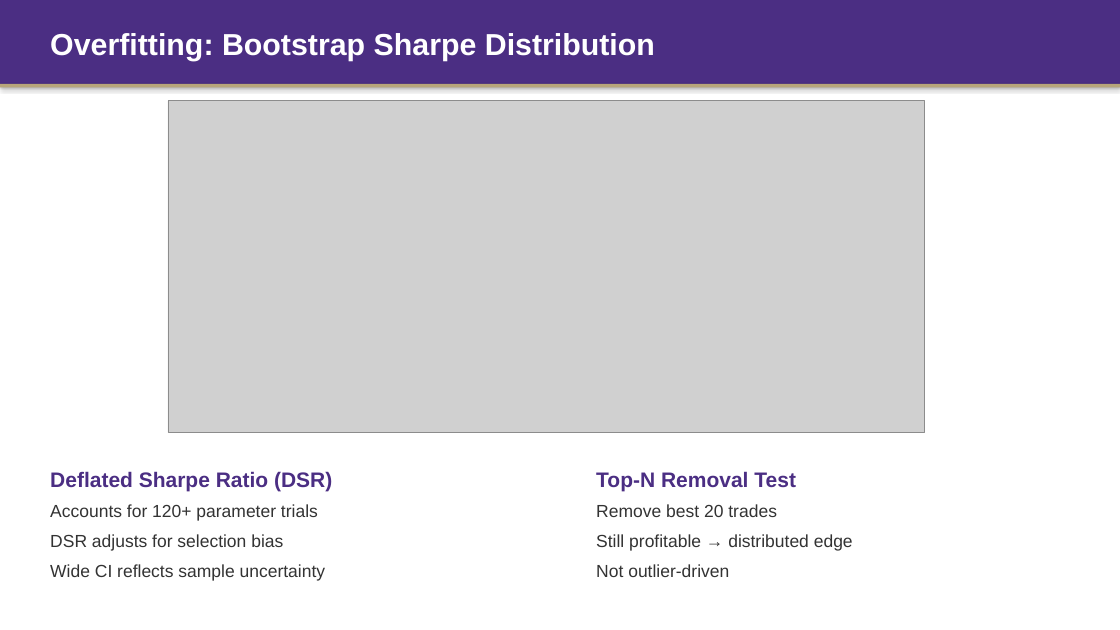
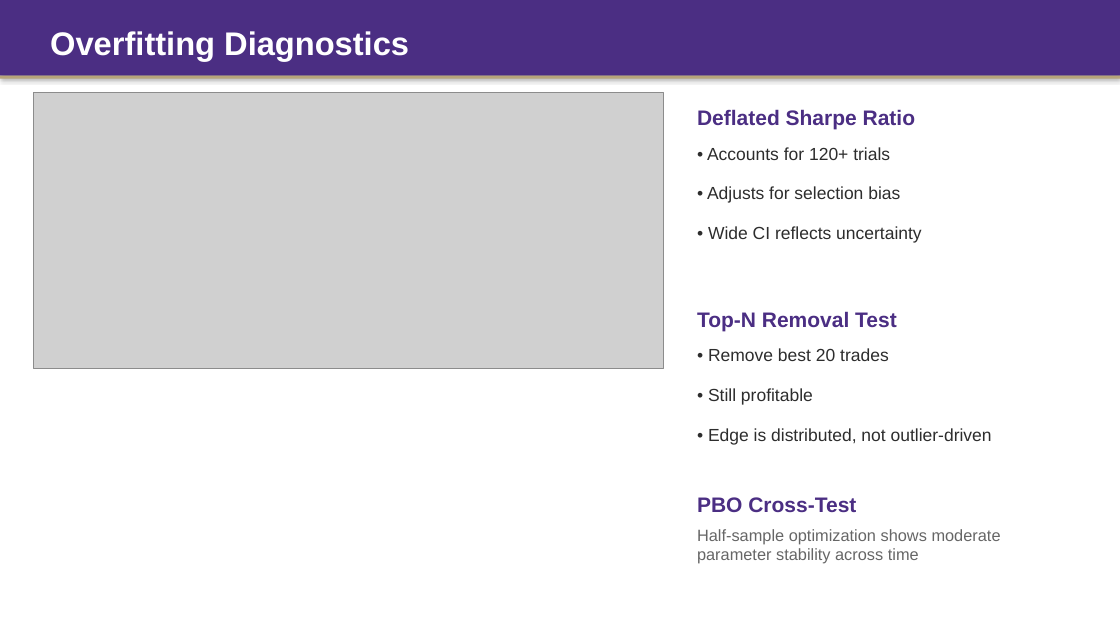
Before and after one commit to Tyche1107/Strategy-project, a slide deck: slide 12 of CFRM522_Presentation.pptx. Drawn at 1120x630 pixels with LibreOffice and Linux fonts; fonts in the diff are those of the drawing; grey boxes stand for pictures. Boxes give left, top, right and bottom in pixels: in the first picture for what was removed or moved away, otherwise in the second. Text is boxed around its words. In the diff, an @@ line names an element or a change of style, - is before the commit and + after.

```diff
--- a/CFRM522_Presentation.pptx
+++ b/CFRM522_Presentation.pptx
@@ rectangle resized from (x1=0, y1=0, x2=1120, y2=84) to (x1=0, y1=0, x2=1120, y2=76) @@
@@ text at (x1=50, y1=31, x2=409, y2=61): text changed; size 26 to 28 pt @@
-Overfitting: Bootstrap Sharpe Distribution
+Overfitting Diagnostics
@@ rectangle moved from (x1=0, y1=84, x2=1120, y2=87) to (x1=0, y1=76, x2=1120, y2=79) @@
@@ picture resized from (x1=168, y1=101, x2=924, y2=433) to (x1=34, y1=92, x2=664, y2=369) @@
@@ text at (x1=697, y1=109, x2=915, y2=130): text changed @@
-Deflated Sharpe Ratio (DSR)
+Deflated Sharpe Ratio
@@ text at (x1=707, y1=147, x2=922, y2=243): text changed; text colour #333333 to #2D2D2D @@
-Accounts for 120+ parameter trials
-DSR adjusts for selection bias
-Wide CI reflects sample uncertainty
+• Accounts for 120+ trials
+• Adjusts for selection bias
+• Wide CI reflects uncertainty
@@ text "Top-N Removal Test" moved from (x1=596, y1=471, x2=796, y2=491) to (x1=697, y1=311, x2=897, y2=331) @@
@@ text at (x1=708, y1=348, x2=992, y2=445): text changed; text colour #333333 to #2D2D2D @@
-Remove best 20 trades
-Still profitable → distributed edge
-Not outlier-driven
+• Remove best 20 trades
+• Still profitable
+• Edge is distributed, not outlier-driven
@@ text added at (x1=697, y1=497, x2=856, y2=513), 18 pt, text #4B2E83, bold @@
+PBO Cross-Test
@@ text added at (x1=697, y1=529, x2=1001, y2=564), 14 pt, text #666666 @@
+Half-sample optimization shows moderate parameter stability across time
```
Also in this commit, not shown: 14 other slides changed, 3 other files.
